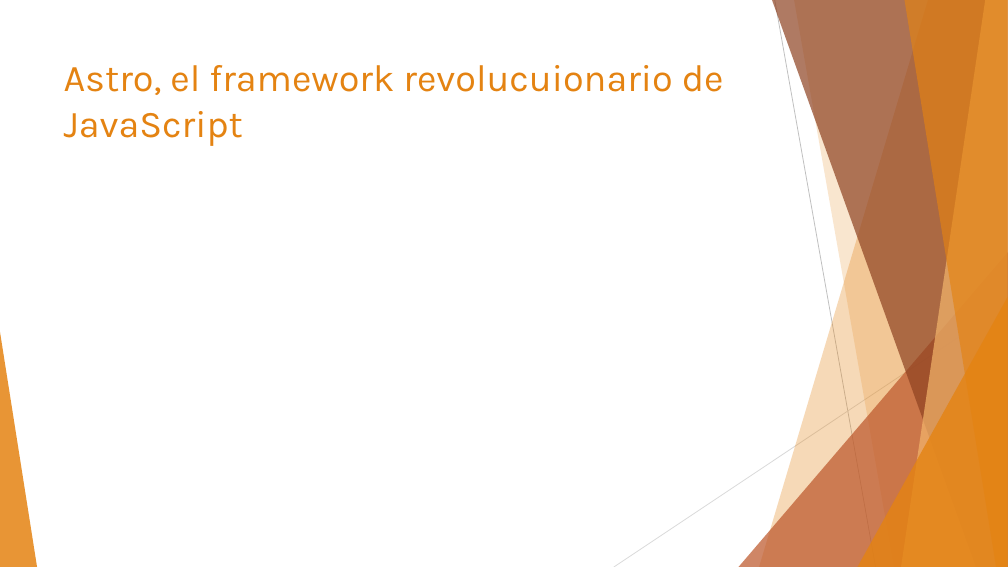
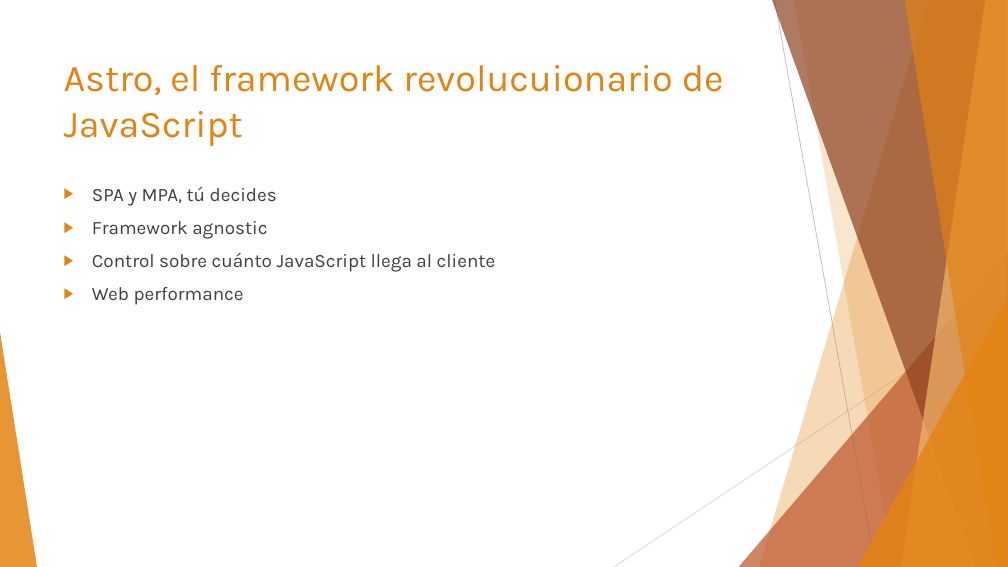
Before and after one commit to jofaval/talks-about, a slide deck: slide 5 of frontend/astro/rocket-man-an-astro-introduction/rocket-man-an-astro-introduction.es.slides.pptx. Drawn at 1008x567 pixels with LibreOffice and Linux fonts; fonts in the diff are those of the drawing. Boxes give left, top, right and bottom in pixels: in the first picture for what was removed or moved away, otherwise in the second. Text is boxed around its words. In the diff, an @@ line names an element or a change of style, - is before the commit and + after.

```diff
--- a/frontend/astro/rocket-man-an-astro-introduction/rocket-man-an-astro-introduction.es.slides.pptx
+++ b/frontend/astro/rocket-man-an-astro-introduction/rocket-man-an-astro-introduction.es.slides.pptx
@@ text added at (92,186,496,305), 18 pt, text #404040 @@
+▶ SPA y MPA, tú decides
+▶ Framework agnostic
+▶ Control sobre cuánto JavaScript llega al cliente
+▶ Web performance
```
Also in this commit, not shown: 3 other slides changed, 1 slide added, 2 other files.
